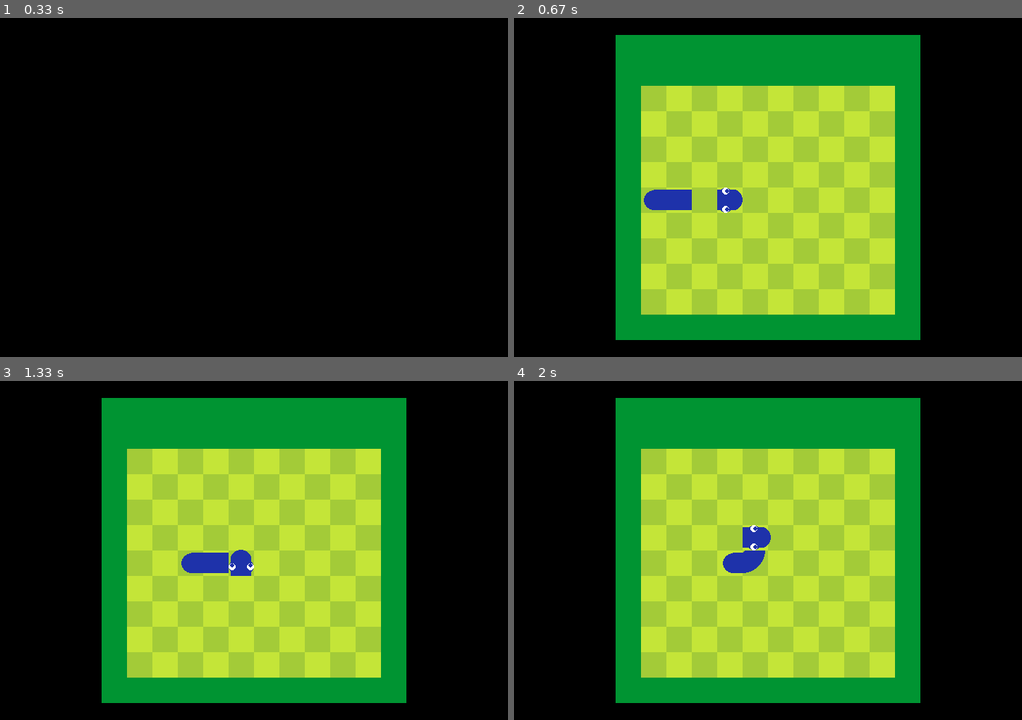
Above: before the commit, frames 1-4 (two rows, left to right).
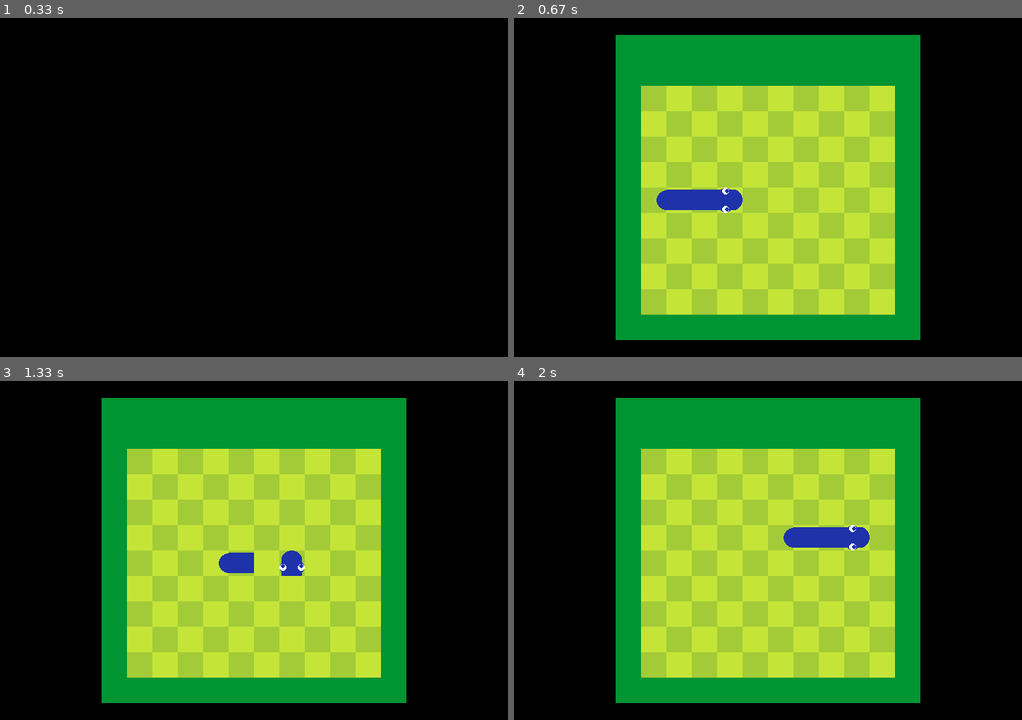
Above: after the commit, the same moments.

Repository: the24/pygame-snake
Game: pygame game, started from main.py
Two runs of this game, one before a commit and one after it. Both use one fixed random seed, a clock stepped at 60 frames per second and the inputs below.
Inputs:
- Up to frame 1 (0.33 s): no input
- Up to frame 2 (0.67 s): tap Space at 0.33 s
- Up to frame 3 (1.33 s): hold Right 0.67-1.13 s; hold Up from 1.17 s (still down)
- Up to frame 4 (2 s): release Up at 1.47 s; hold Right 1.5-1.97 s

Frame 1 is identical in both runs. In frame 2, 0.5% of the frame differs, in the area x 25-40%, y 50-57%; in frame 3, 0.9%; in frame 4, 1.7%, in the area x 41-70%, y 42-57%.

Commit message:
Fix des bugs du bout du serpent * Décalage brusque au démarrage * Dissparition du demi cercle quand delta est trop grand

Diff:
--- a/snake.py
+++ b/snake.py
@@ -16,7 +16,7 @@
         self.map = map
 
         self.dir = [0, 0]
-        self.speed = 1
+        self.speed = 5
 
         x, y = map.get_case(x, y)
         self.tail: List[Tuple[int, int]] = []
@@ -128,6 +128,8 @@
             pygame.draw.rect(screen, self.color, (x + margin, y, snake_width, lenght_y))
         elif self.dir == [0, -1]:
             pygame.draw.rect(screen, self.color, (x + margin, self.rect.bottomleft[1], snake_width, lenght_y))
+        else:
+            pygame.draw.rect(screen, self.color, (x, y + margin, size, snake_width))
 
     def _draw_corner(self, screen: pygame.Surface, x: int, y: int, size: int, t_before: Tuple[int, int], t_after: Tuple[int, int]):
         o = self.get_corner_orientation(t_before, self.map.get_case(x, y), t_after)
@@ -157,9 +159,13 @@
         if hasattr(self, "prev_x") and hasattr(self, "prev_y"):
             delta = max(abs(self.prev_x - self.rect.centerx), abs(self.prev_y - self.rect.centery))
         else:
-            delta = 0
-
-        draw_surface = pygame.Surface((size - delta, size)).convert_alpha()
+            delta = size / 2
+
+        if self.dir == [0, 0]:
+            lenght = size
+        else:
+            lenght = (3/2)*size
+        draw_surface = pygame.Surface((lenght - delta, size)).convert_alpha()
         draw_surface.fill((0, 0, 0, 0))
 
         snake_width = ceil(0.8*size)
@@ -168,11 +174,12 @@
         center = round(size/2)
 
         pygame.draw.circle(draw_surface, self.color, (center, center), r)
-        pygame.draw.rect(draw_surface, self.color, (center, margin, center, snake_width))
+        pygame.draw.rect(draw_surface, self.color, (center, margin, lenght, snake_width))
 
         case_x, case_y = self.map.get_case(x, y)
+        offset = lenght - size
         if case_x == t_before[0] - 1 and case_y == t_before[1]:
-            pygame.Surface.blit(screen, draw_surface, (x + delta, y))
+            pygame.Surface.blit(screen, draw_surface, (x - offset + delta, y))
         elif case_x == t_before[0] and case_y == t_before[1] + 1:
             draw_surface = pygame.transform.rotate(draw_surface, 90)
 
@@ -182,7 +189,7 @@
             # Because it's not totally symmetrical on small screens
             draw_surface = pygame.transform.flip(draw_surface, True, False)
 
-            pygame.Surface.blit(screen, draw_surface, (x, y + delta))
+            pygame.Surface.blit(screen, draw_surface, (x, y - offset + delta))
         elif case_x == t_before[0] + 1 and case_y == t_before[1]:
             draw_surface = pygame.transform.rotate(draw_surface, 180)
             # Because it's not totally symmetrical on small screens
